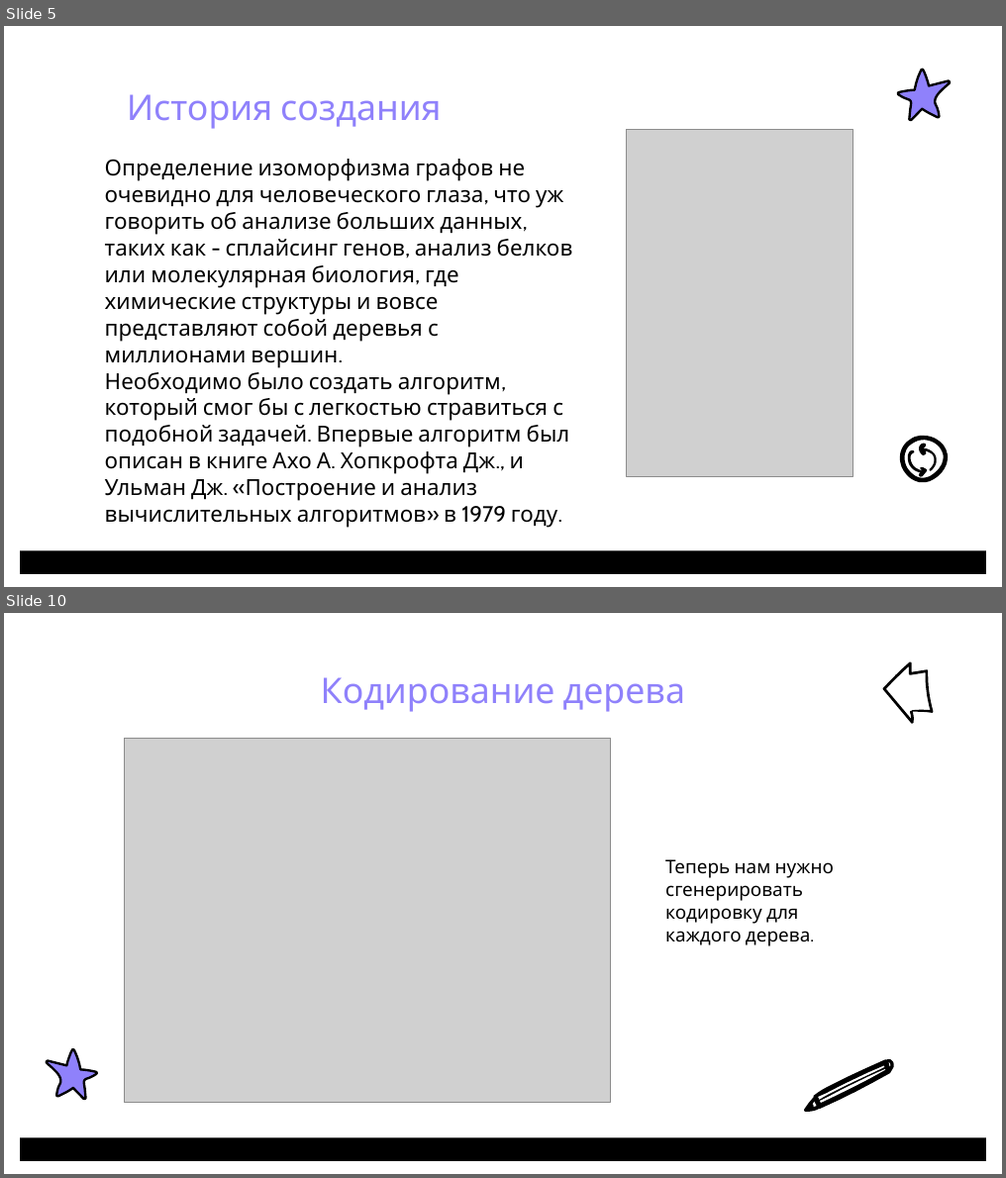
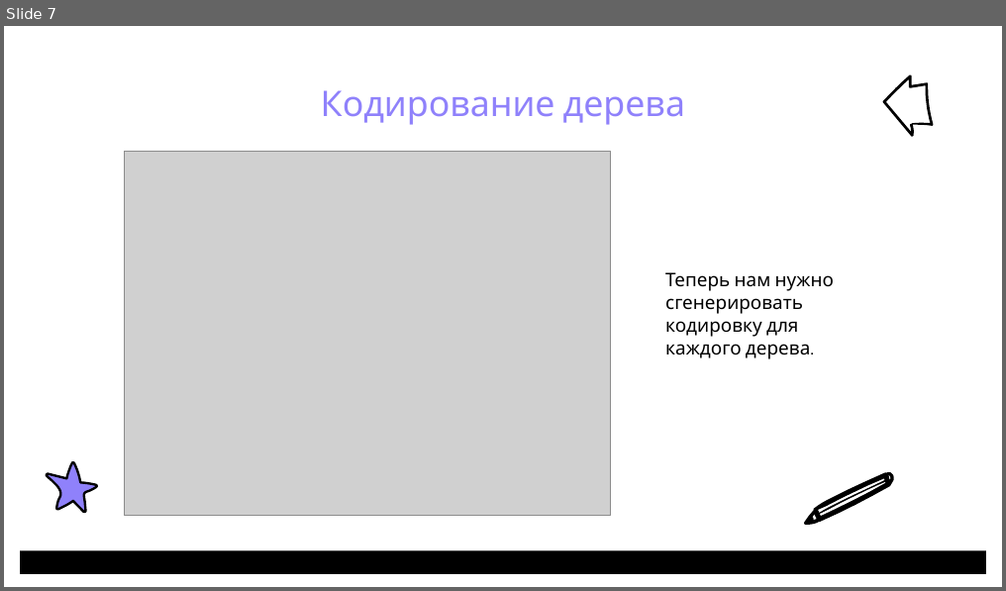
Before and after one commit to PufMe/isomorphic, a slide deck: docs/Изоморфизм деревьев_ПоповаС.О..pptx. Shown one above the other, each under a label of ours: slides 5 and 10 before the commit, slide 7 after it; the slides between them are not shown. The pictures are 1006x1178 and 1006x591 pixels, drawn with LibreOffice and Linux fonts; fonts in the diff are those of the drawing; grey boxes stand for pictures; background and template pictures are left out. Boxes give left, top, right and bottom in pixels: in the first picture for what was removed or moved away, otherwise in the second. Text is boxed around its words. In the diff, an @@ line names an element or a change of style, - is before the commit and + after.

```diff
--- a/docs/Изоморфизм деревьев_ПоповаС.О..pptx
+++ b/docs/Изоморфизм деревьев_ПоповаС.О..pptx
@@ slide 5 removed at (4,26,1002,587), background #FFFFFF; not listed: 1 template element that a slide beside it also shows @@
@@ freeform shape removed at (898,70,949,120) @@
@@ title removed at (127,94,441,129) @@
-История создания
@@ picture removed at (627,130,853,477) @@
@@ text removed at (105,159,573,501) @@
-Определение изоморфизма графов не очевидно для человеческого глаза, что уж говорить об анализе больших данных, таких как - сплайсинг генов, анализ белков или молекулярная биология, где химические структуры и вовсе представляют собой деревья с миллионами вершин.
-Необходимо было создать алгоритм, который смог бы с легкостью стравиться с подобной задачей. Впервые алгоритм был описан в книге Ахо А. Хопкрофта Дж., и Ульман Дж. «Построение и анализ вычислительных алгоритмов» в 1979 году.
@@ group removed at (900,436,948,483): 3 freeform shapes, 1 ellipse @@
@@ what was slide 10 is now slide 7 @@
```
Also in this commit, not shown: 6 slides changed, 4 slides added, 21 other slides removed, 1 other file.
